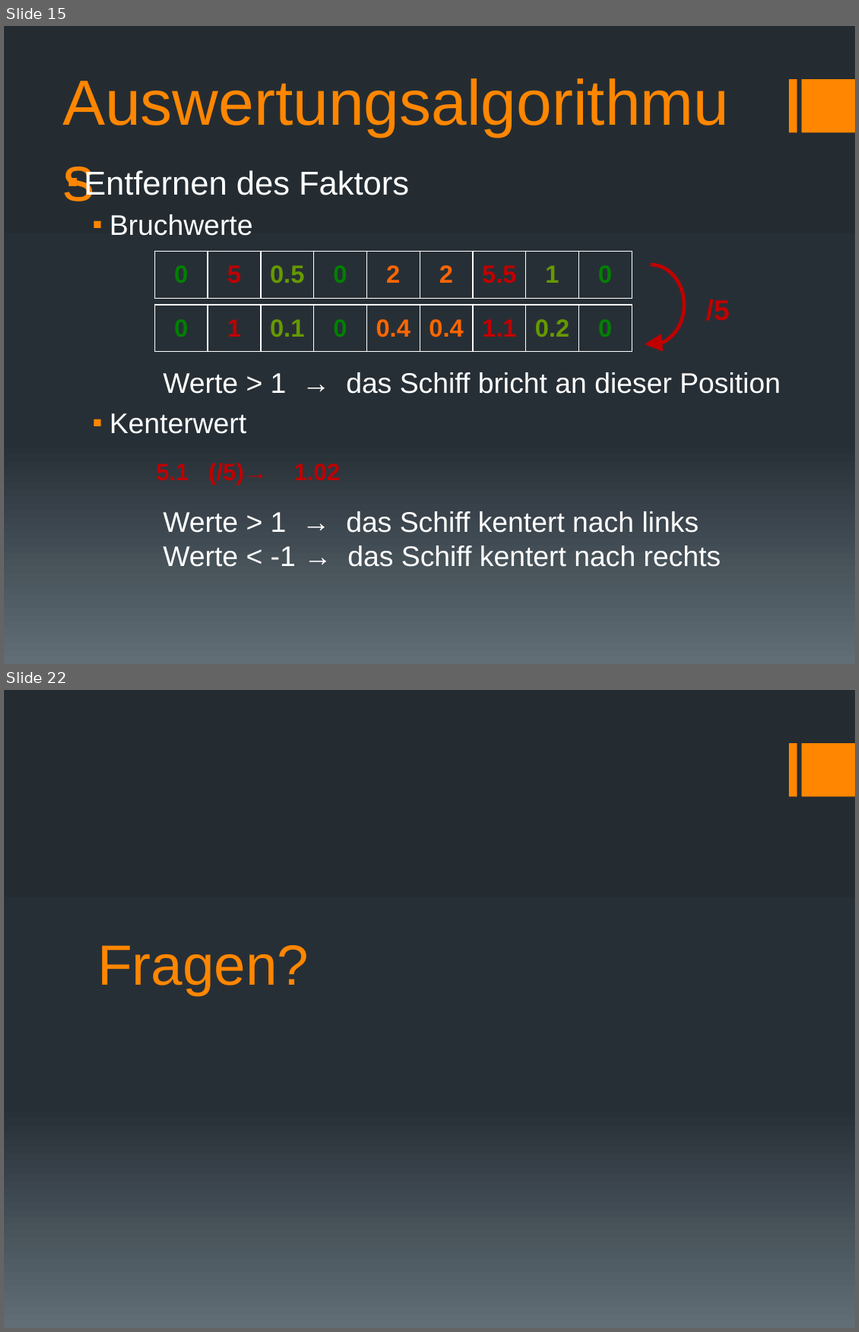
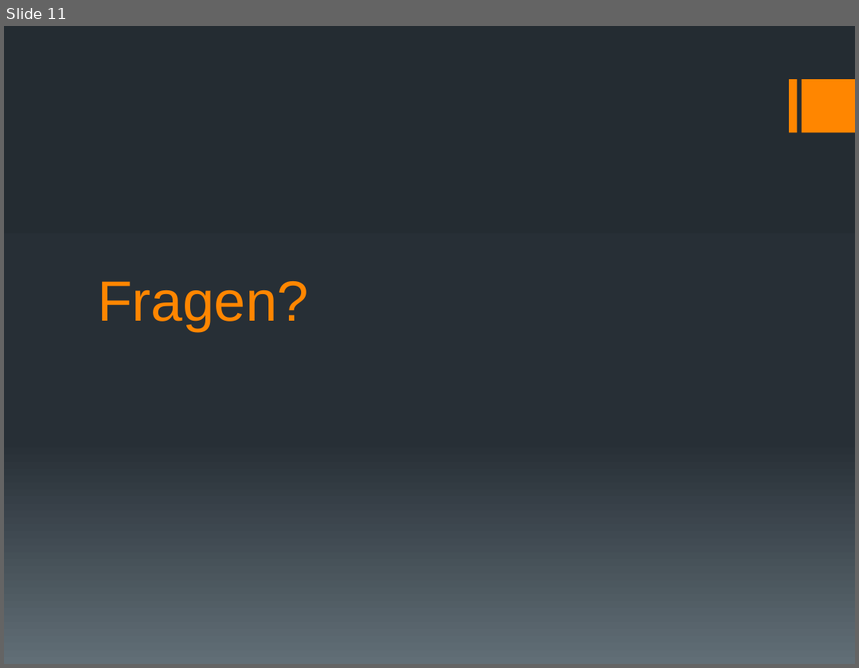
Before and after one commit to docker-apps/Docker, a slide deck: Documents/Schlusspräsentation/Schlussbericht_Präsentation_v1.pptx. Shown one above the other, each under a label of ours: slides 15 and 22 before the commit, slide 11 after it; the slides between them are not shown. The pictures are 859x1332 and 859x668 pixels, drawn with LibreOffice and Linux fonts; fonts in the diff are those of the drawing. Boxes give left, top, right and bottom in pixels: in the first picture for what was removed or moved away, otherwise in the second. Text is boxed around its words. In the diff, an @@ line names an element or a change of style, - is before the commit and + after.

```diff
--- a/Documents/Schlusspräsentation/Schlussbericht_Präsentation_v1.pptx
+++ b/Documents/Schlusspräsentation/Schlussbericht_Präsentation_v1.pptx
@@ slide 15 removed at <box>4,26,855,664</box>, background gradient #242C33 to #273037 to #636D76; not listed: 2 template elements that a slide beside it also shows @@
@@ title removed at <box>54,56,770,145</box> @@
-Auswertungsalgorithmus
@@ text removed at <box>84,168,409,434</box> @@
-▪ Entfernen des Faktors
-  ▪ Bruchwerte
-  ▪ Kenterwert
@@ table removed at <box>154,252,629,341</box>, 1 rows, 9 columns @@
-0 | 5 | 0.5 | 0 | 2 | 2 | 5.5 | 1 | 0
@@ arc (boxed as its full ellipse) removed at <box>617,265,684,345</box> @@
@@ table removed at <box>154,305,629,352</box>, 1 rows, 9 columns @@
-0 | 1 | 0.1 | 0 | 0.4 | 0.4 | 1.1 | 0.2 | 0
@@ text removed at <box>706,300,730,321</box> @@
-/5
@@ text removed at <box>163,373,781,394</box> @@
-Werte > 1 → das Schiff bricht an dieser Position
@@ text removed at <box>156,463,341,485</box> @@
-5.1 (/5)→ 1.02
@@ text removed at <box>163,512,721,567</box> @@
-Werte > 1 → das Schiff kentert nach links
-Werte < -1 → das Schiff kentert nach rechts
@@ what was slide 22 is now slide 11 @@
```
Also in this commit, not shown: 8 slides added, 18 other slides removed, 2 other files.
